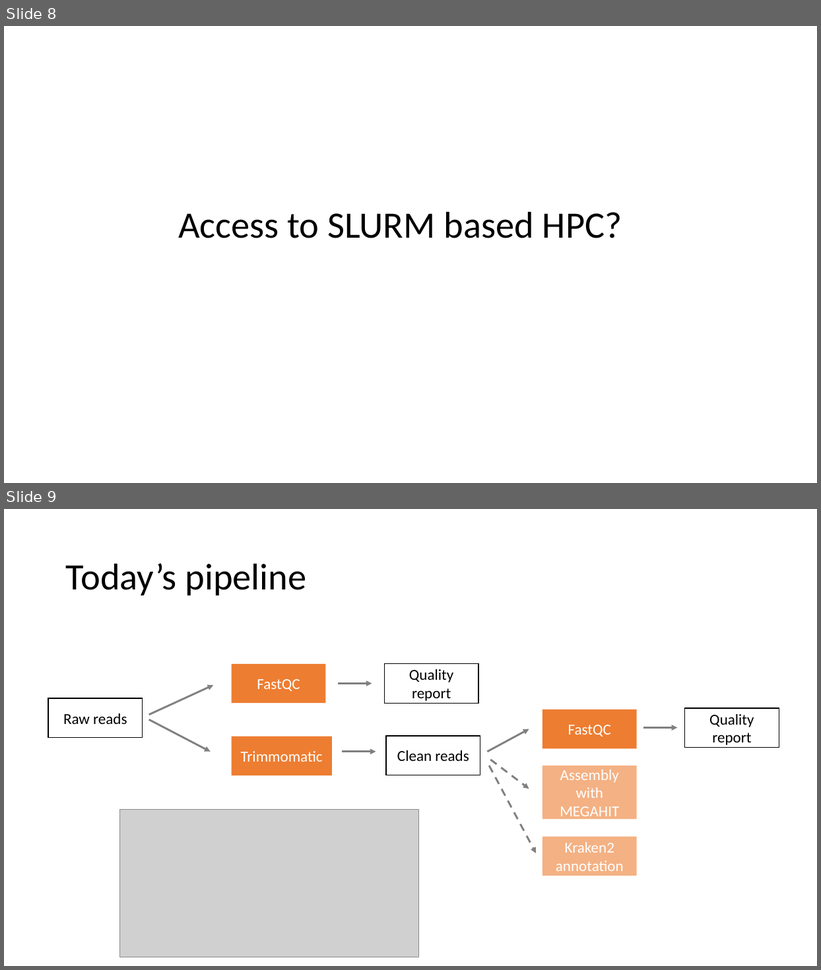
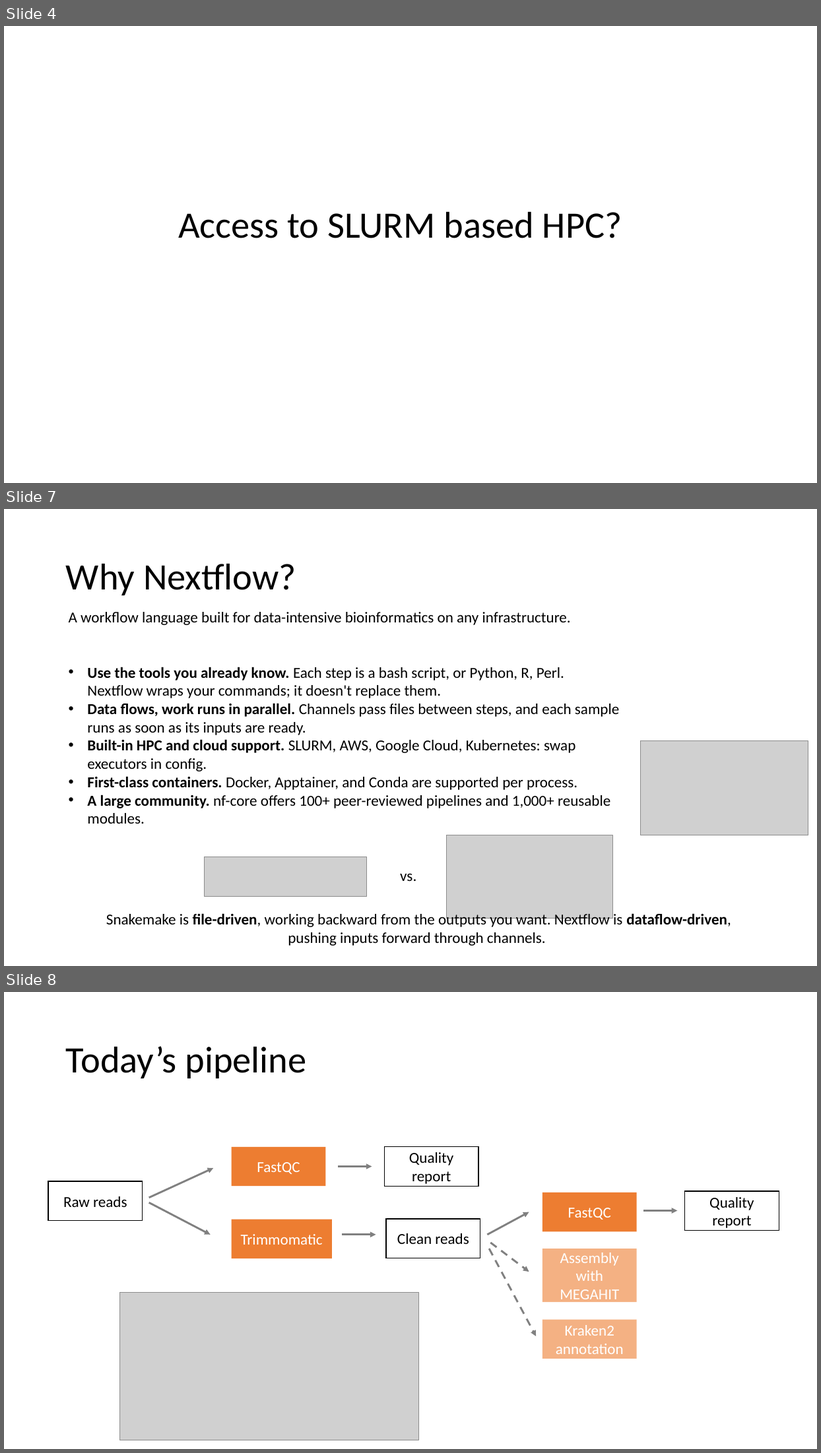
Before and after one commit to hurwitzlab/nextflow_crash_course, a slide deck: day1_material/slides/day1.pptx. Shown one above the other, each under a label of ours: slides 8 and 9 before the commit, slides 4, 7 and 8 after it; the slides between them are not shown. The pictures are 821x970 and 821x1453 pixels, drawn with LibreOffice and Linux fonts; fonts in the diff are those of the drawing; grey boxes stand for pictures. Boxes give left, top, right and bottom in pixels: in the first picture for what was removed or moved away, otherwise in the second. Text is boxed around its words. In the diff, an @@ line names an element or a change of style, - is before the commit and + after.

```diff
--- a/day1_material/slides/day1.pptx
+++ b/day1_material/slides/day1.pptx
@@ slide 7 added at (4, 509, 817, 966), background #FFFFFF @@
@@ title added at (66, 563, 296, 595), 44 pt, text #000000 @@
+Why Nextflow?
@@ text added at (69, 612, 619, 824), 18 pt, text #000000 @@
+A workflow language built for data-intensive bioinformatics on any infrastructure.
+• Use the tools you already know. Each step is a bash script, or Python, R, Perl. Nextflow wraps your commands; it doesn't replace them.
+• Data flows, work runs in parallel. Channels pass files between steps, and each sample runs as soon as its inputs are ready.
+• Built-in HPC and cloud support. SLURM, AWS, Google Cloud, Kubernetes: swap executors in config.
+• First-class containers. Docker, Apptainer, and Conda are supported per process.
+• A large community. nf-core offers 100+ peer-reviewed pipelines and 1,000+ reusable modules.
@@ picture added at (641, 741, 809, 836) @@
@@ picture added at (447, 836, 613, 919) @@
@@ picture added at (205, 857, 367, 898) @@
@@ text added at (400, 873, 416, 881), 18 pt, text #000000 @@
+vs.
@@ text added at (106, 912, 731, 946), 18 pt, text #000000 @@
+Snakemake is file-driven, working backward from the outputs you want. Nextflow is dataflow-driven, pushing inputs forward through channels.
@@ what was slide 8 is now slide 4 @@
@@ what was slide 9 is now slide 8 @@
```
Also in this commit, not shown: 8 slides changed, 6 other slides added, 3 slides removed, 25 other files.
